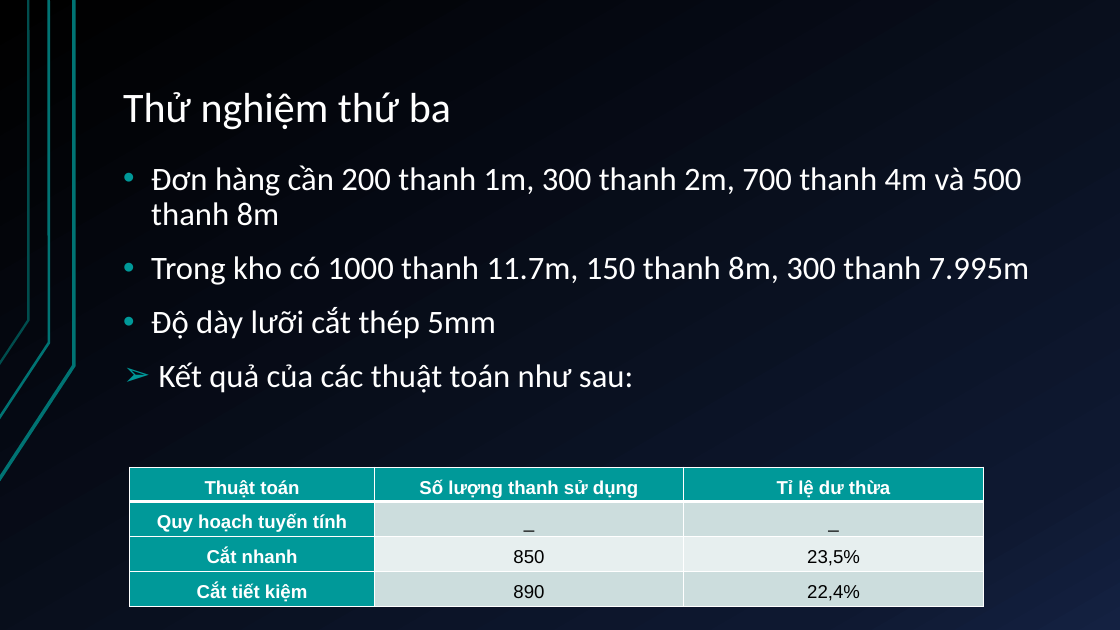
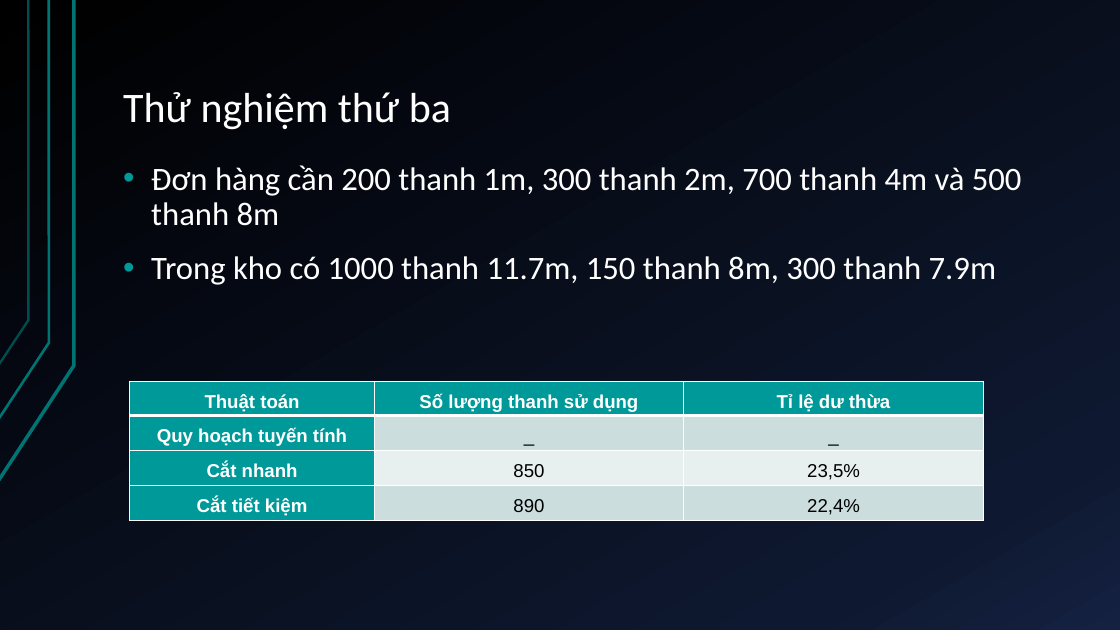
Before and after one commit to duykypaul/GeneticAlgorithmLearning, a slide deck: slide 16 of src/com/duykypaul/kltn/docs/TỰ ĐỘNG LẬP KẾ HOẠCH GIA CÔNG CẮT.pptx (slide 14 before the commit). Drawn at 1120x630 pixels with LibreOffice and Linux fonts; fonts in the diff are those of the drawing. Boxes give left, top, right and bottom in pixels: in the first picture for what was removed or moved away, otherwise in the second. Text is boxed around its words. In the diff, an @@ line names an element or a change of style, - is before the commit and + after.

```diff
--- a/src/com/duykypaul/kltn/docs/TỰ ĐỘNG LẬP KẾ HOẠCH GIA CÔNG CẮT.pptx
+++ b/src/com/duykypaul/kltn/docs/TỰ ĐỘNG LẬP KẾ HOẠCH GIA CÔNG CẮT.pptx
@@ text at <box>151,256,996,285</box>: text changed @@
-• Trong kho có 1000 thanh 11.7m, 150 thanh 8m, 300 thanh 7.995m
-• Độ dày lưỡi cắt thép 5mm
-➢ Kết quả của các thuật toán như sau:
+• Trong kho có 1000 thanh 11.7m, 150 thanh 8m, 300 thanh 7.9m
@@ table: place and size @@
-table at <box>130,467,984,606</box>
+table at <box>130,381,984,520</box>
```
Also in this commit, not shown: 12 other slides changed, 6 slides added, 3 slides removed.
